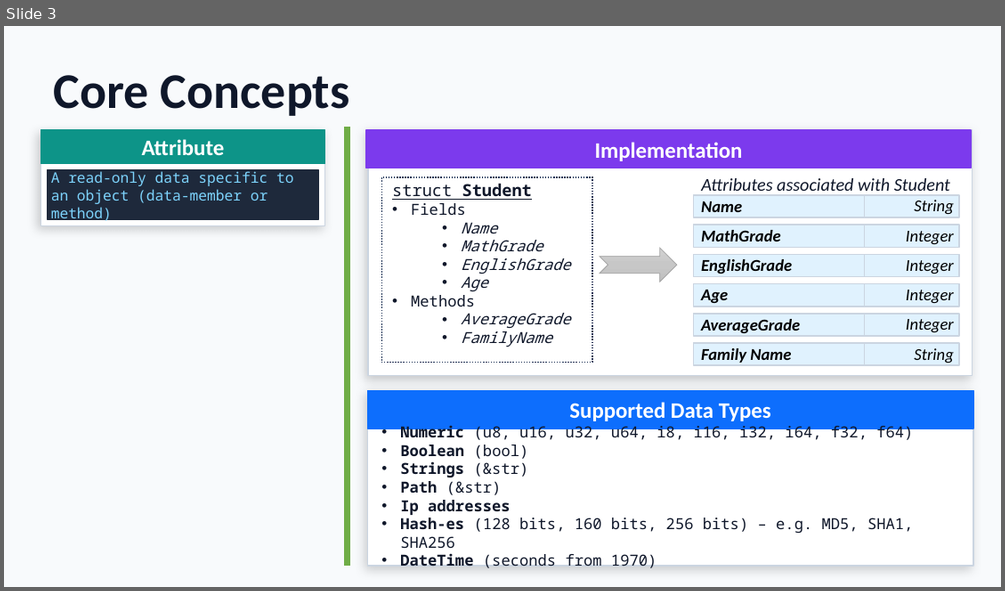
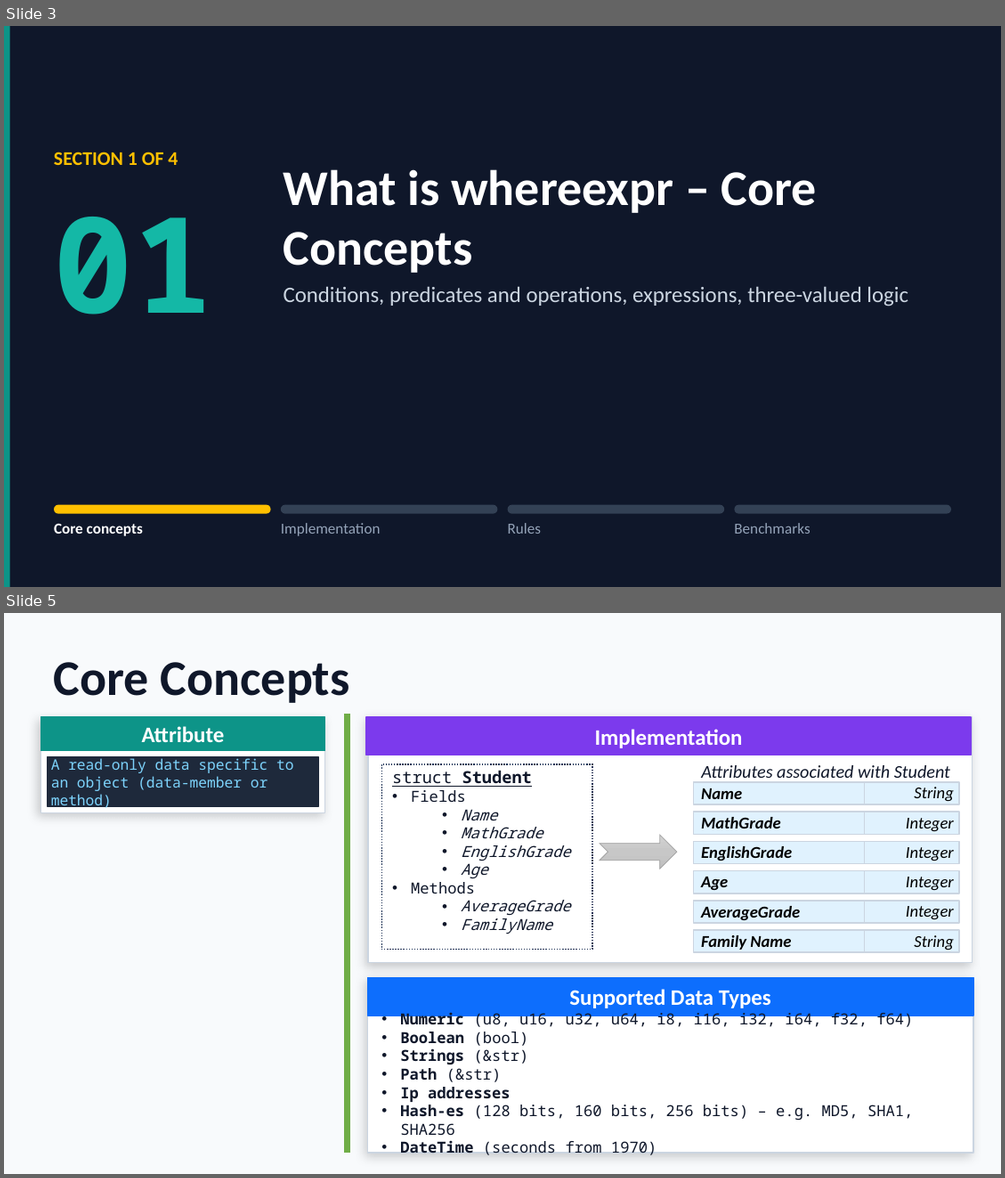
Before and after one commit to gdt050579/whereexpr, a slide deck: whereexpr.pptx. Shown one above the other, each under a label of ours: slide 3 before the commit, slides 3 and 5 after it; the slides between them are not shown. The pictures are 1005x591 and 1005x1178 pixels, drawn with LibreOffice and Linux fonts; fonts in the diff are those of the drawing. Boxes give left, top, right and bottom in pixels: in the first picture for what was removed or moved away, otherwise in the second. Text is boxed around its words. In the diff, an @@ line names an element or a change of style, - is before the commit and + after.

```diff
--- a/whereexpr.pptx
+++ b/whereexpr.pptx
@@ slide 3 added at (x1=4, y1=26, x2=1001, y2=587), background #0F172A @@
@@ rectangle added at (x1=4, y1=26, x2=10, y2=586), fill #0D9488 @@
@@ text added at (x1=54, y1=151, x2=178, y2=165), 14 pt, text #FFC000, bold @@
+SECTION 1 OF 4
@@ text added at (x1=283, y1=169, x2=817, y2=273), 36 pt, text #FFFFFF, bold @@
+What is whereexpr – Core Concepts
@@ text added at (x1=54, y1=216, x2=213, y2=314), 96 pt, text #14B8A6, bold @@
+01
@@ text added at (x1=283, y1=286, x2=908, y2=306), 16 pt, text #CBD5E1 @@
+Conditions, predicates and operations, expressions, three-valued logic
@@ rounded rectangle added at (x1=54, y1=505, x2=270, y2=514), fill #FFC000 @@
@@ rounded rectangle added at (x1=280, y1=505, x2=496, y2=514), fill #334155 @@
@@ rounded rectangle added at (x1=508, y1=505, x2=724, y2=514), fill #334155 @@
@@ rounded rectangle added at (x1=735, y1=505, x2=951, y2=514), fill #334155 @@
@@ text added at (x1=54, y1=523, x2=143, y2=536), 11 pt, text #FFFFFF, bold @@
+Core concepts
@@ text added at (x1=281, y1=523, x2=380, y2=536), 11 pt, text #94A3B8 @@
+Implementation
@@ text added at (x1=508, y1=523, x2=541, y2=533), 11 pt, text #94A3B8 @@
+Rules
@@ text added at (x1=734, y1=523, x2=809, y2=533), 11 pt, text #94A3B8 @@
+Benchmarks
@@ what was slide 3 is now slide 5 @@
```
Also in this commit, not shown: 4 slides changed, 6 other slides added, 3 other files.
